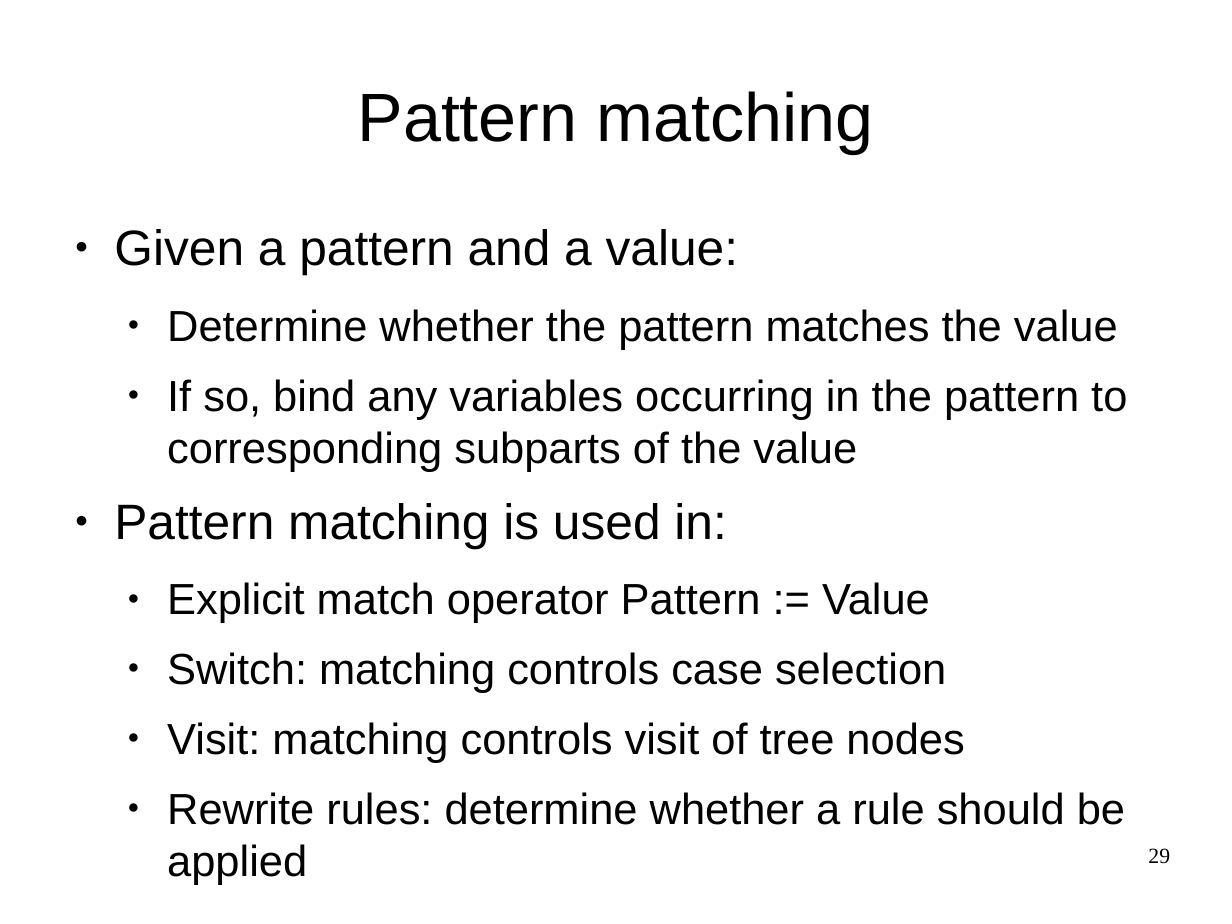
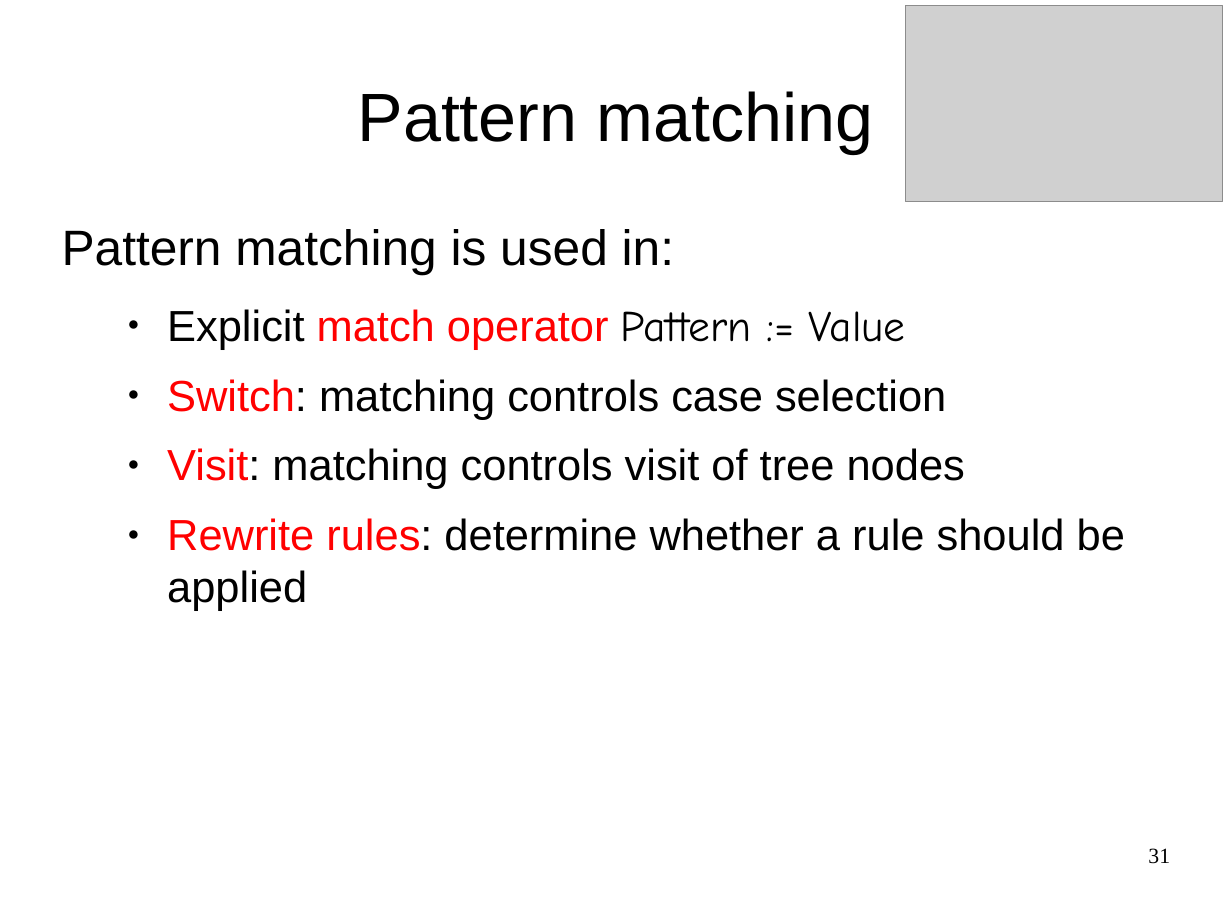
Before and after one commit to cwi-swat/meta-environment, a slide deck: slide 31 of meta-doc/analysis/rascal-slides/rascal-slides.odp (slide 29 before the commit). Drawn at 1232x924 pixels with LibreOffice and Linux fonts; fonts in the diff are those of the drawing; grey boxes stand for pictures; background and template pictures are left out. Boxes give left, top, right and bottom in pixels: in the first picture for what was removed or moved away, otherwise in the second. Text is boxed around its words. In the diff, an @@ line names an element or a change of style, - is before the commit and + after.

```diff
--- a/meta-doc/analysis/rascal-slides/rascal-slides.odp
+++ b/meta-doc/analysis/rascal-slides/rascal-slides.odp
@@ picture added at <box>906,6,1223,202</box> @@
@@ text "Pattern matching is used in:" at <box>62,229,1125,611</box>: font Arial to Comic Neue in "Pattern := Value"; text colour #000000 to #FF0000 in "match operator", "Switch:", "Visit:", "Rewrite rules:"; bullet ● to none @@
@@ text at <box>114,229,1127,472</box>: paragraphs removed @@
-● Given a pattern and a value:
-  ● Determine whether the pattern matches the value
-  ● If so, bind any variables occurring in the pattern to corresponding subparts of the value
@@ page number at <box>1148,848,1170,864</box>: text changed @@
-29
+31
```
Also in this commit, not shown: 19 other slides changed, 5 slides added, 1 slide removed, 1 other file.
